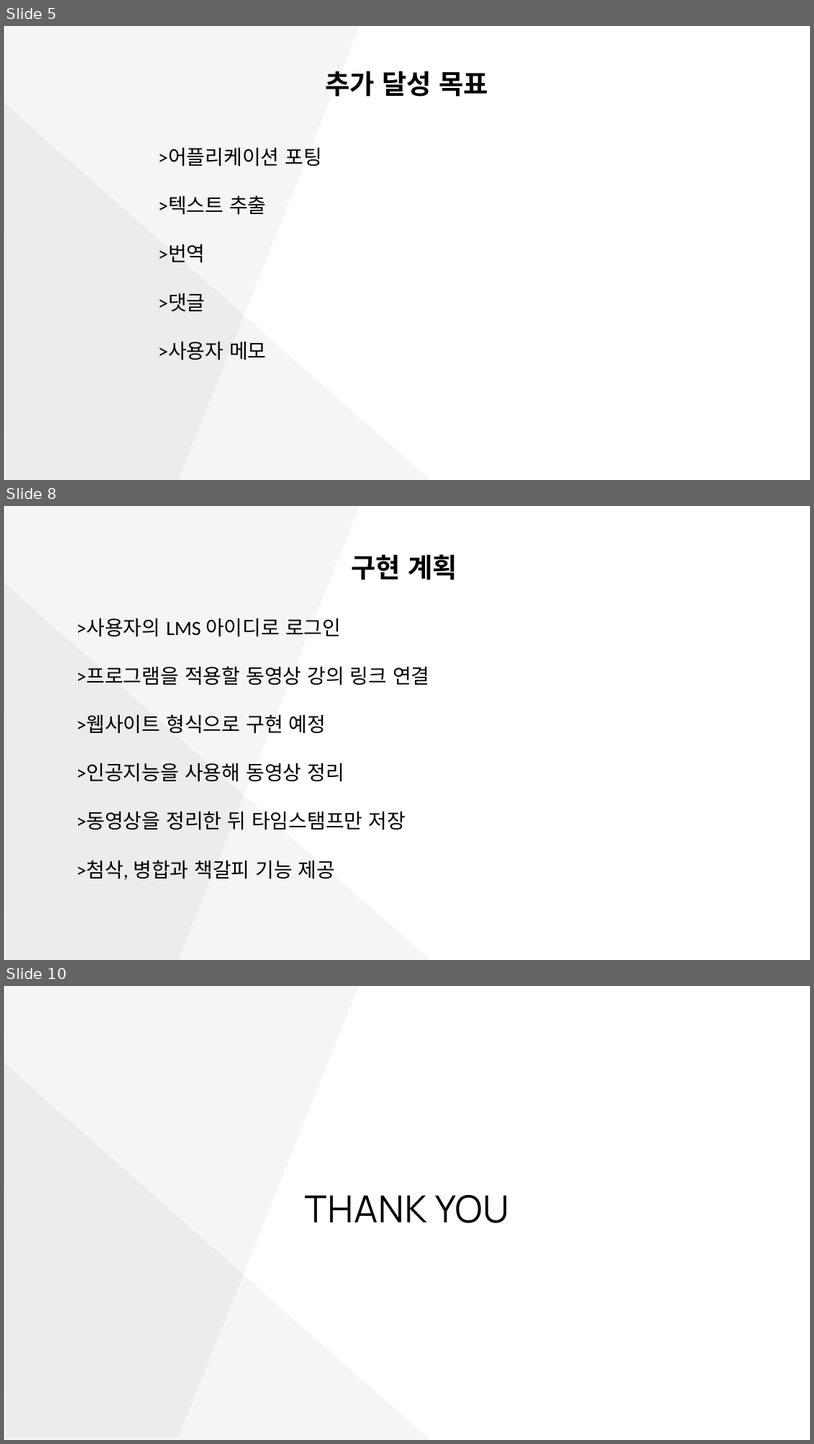
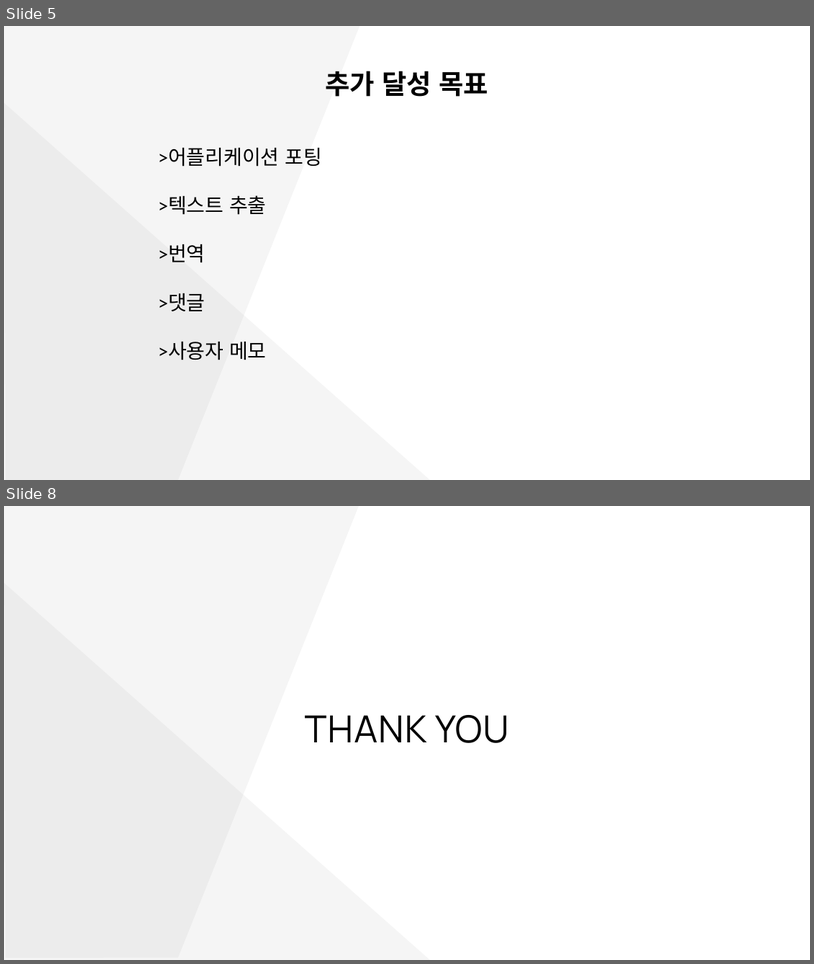
Before and after one commit to Choiyh1116/AI_capstone, a slide deck: 발표자료.pptx. Shown one above the other, each under a label of ours: slides 5, 8 and 10 before the commit, slides 5 and 8 after it; the slides between them are not shown. The pictures are 814x1444 and 814x964 pixels, drawn with LibreOffice and Linux fonts; fonts in the diff are those of the drawing. Boxes give left, top, right and bottom in pixels: in the first picture for what was removed or moved away, otherwise in the second. Text is boxed around its words. In the diff, an @@ line names an element or a change of style, - is before the commit and + after.

```diff
--- a/발표자료.pptx
+++ b/발표자료.pptx
@@ slide 8 removed at box(4, 506, 810, 960), background #FFFFFF @@
@@ freeform shape removed at box(4, 506, 360, 960) @@
@@ text removed at box(351, 554, 458, 580) @@
-구현 계획
@@ freeform shape removed at box(4, 583, 431, 960) @@
@@ text removed at box(77, 618, 430, 880) @@
->사용자의 LMS 아이디로 로그인
->프로그램을 적용할 동영상 강의 링크 연결
->웹사이트 형식으로 구현 예정
->인공지능을 사용해 동영상 정리
->동영상을 정리한 뒤 타임스탬프만 저장
->첨삭, 병합과 책갈피 기능 제공
@@ what was slide 10 is now slide 8 @@
```
Also in this commit, not shown: 4 other slides removed.
